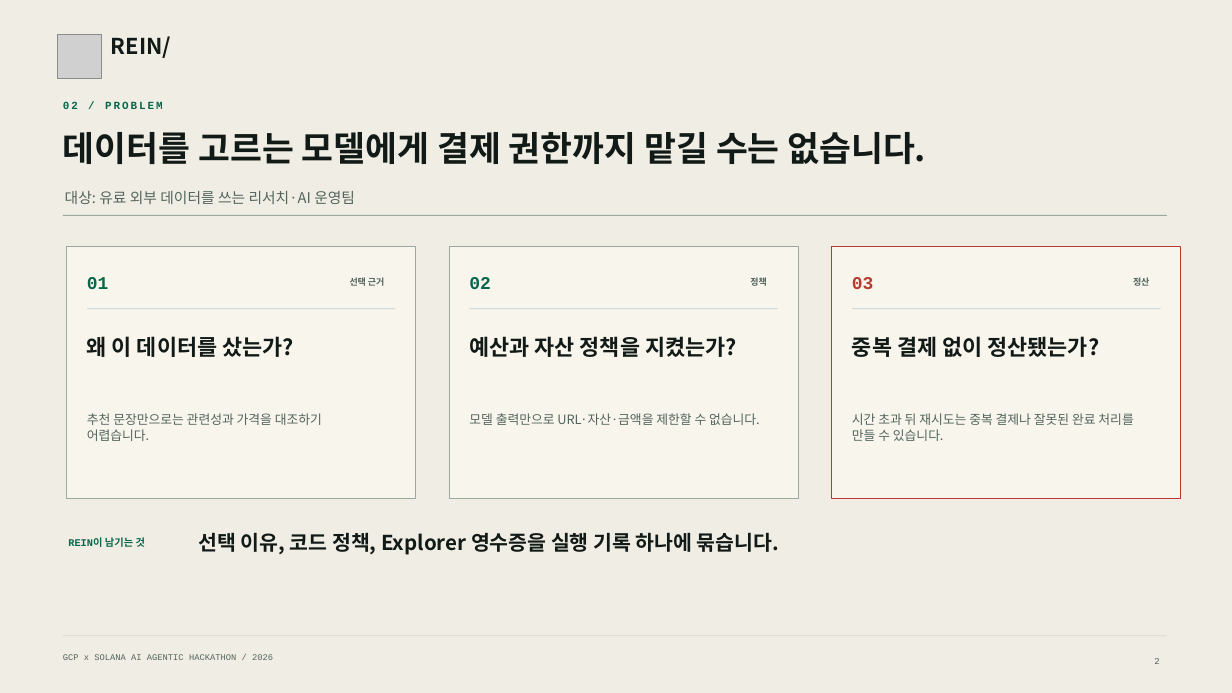
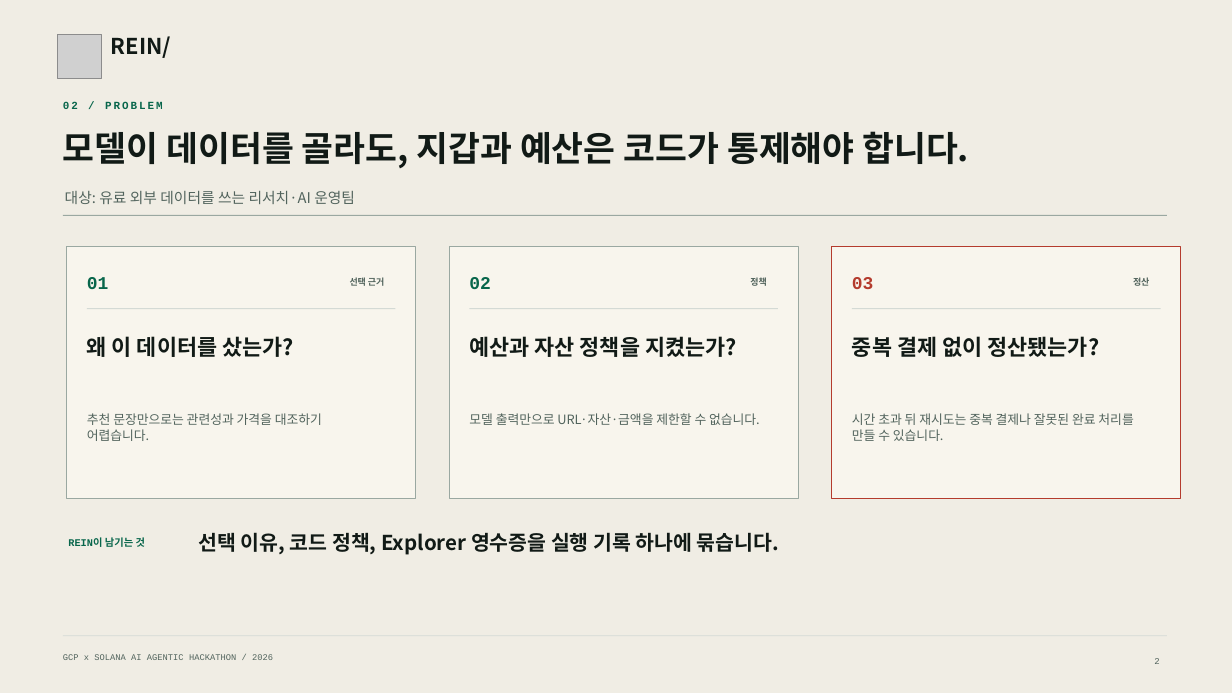
Before and after one commit to jeonsavvy/REIN, a slide deck: slide 2 of output/presentation/REIN-Hackathon-Deck.pptx. Drawn at 1232x693 pixels with LibreOffice and Linux fonts; fonts in the diff are those of the drawing; grey boxes stand for pictures. Boxes give left, top, right and bottom in pixels: in the first picture for what was removed or moved away, otherwise in the second. Text is boxed around its words. In the diff, an @@ line names an element or a change of style, - is before the commit and + after.

```diff
--- a/output/presentation/REIN-Hackathon-Deck.pptx
+++ b/output/presentation/REIN-Hackathon-Deck.pptx
@@ text at (63, 131, 970, 168): text changed @@
-데이터를 고르는 모델에게 결제 권한까지 맡길 수는 없습니다.
+모델이 데이터를 골라도, 지갑과 예산은 코드가 통제해야 합니다.
```
Also in this commit, not shown: 6 other slides changed, 27 other files.
